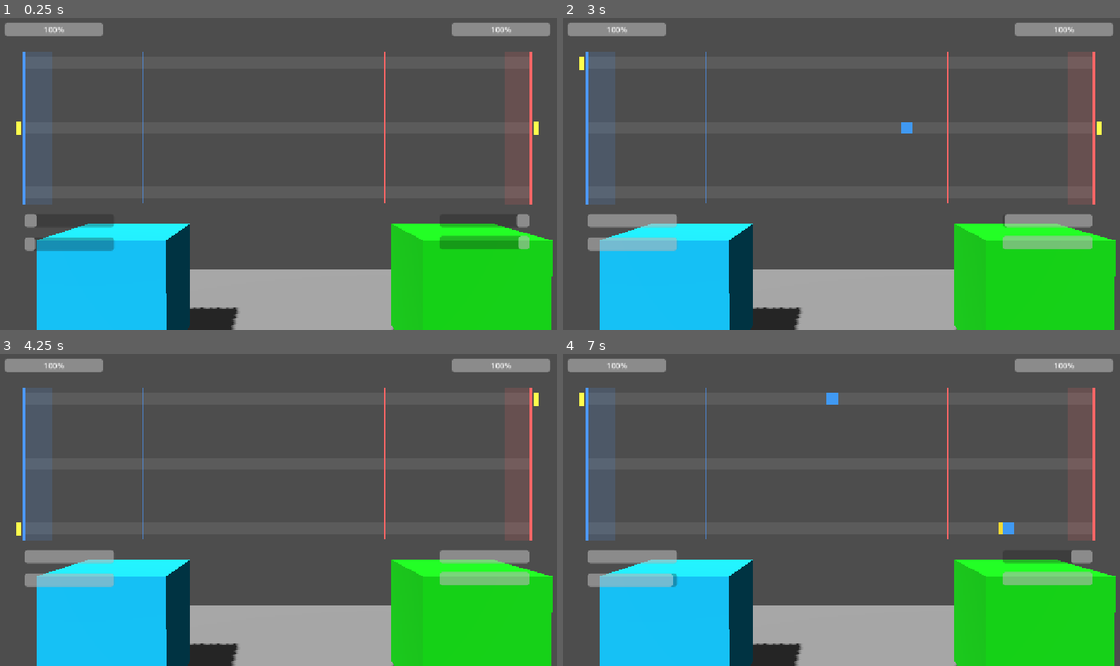
Above: before the commit, frames 1-4 (two rows, left to right).
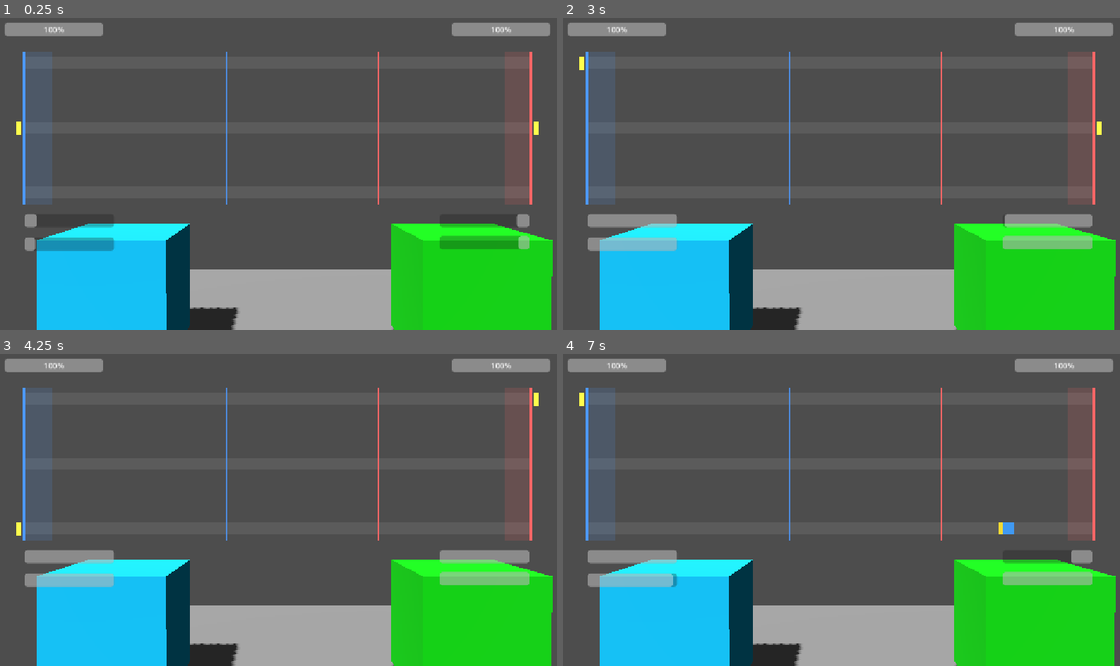
Above: after the commit, the same moments.

Repository: Raphael-Gregori/JamJam
Game: Godot game, scene res://main_scene.tscn
Same seed, same stepped clock (60 frames per second), same inputs: the game is played once before the commit and once after it.
Inputs:
- Up to frame 1 (0.25 s): no input
- Up to frame 2 (3 s): hold W (lane_select_up) 0.53-1.28 s; hold Left (P2_combat_action_fast) 0.53-1.28 s; hold S (lane_select_down) 1.28-2.03 s; tap Keypad 0 (P2_combat_dodge) at 1.35 s; hold Right (P2_combat_parry) 2.03-2.78 s; hold W (lane_select_up) from 2.03 s (still down); tap Down (P2_lane_select_down) at 2.85 s
- Up to frame 3 (4.25 s): release W (lane_select_up) at 3.53 s; hold S (lane_select_down) from 3.53 s (still down); hold Keypad 8 (P2_lane_select_up) from 3.53 s (still down)
- Up to frame 4 (7 s): tap Enter at 4.25 s; release Keypad 8 (P2_lane_select_up) at 4.28 s; tap D (combat_action_fast) at 4.35 s; hold Space (combat_dodge) 5.03-5.78 s; release S (lane_select_down) at 5.78 s; hold W (lane_select_up) from 5.78 s (still down); tap A (combat_parry) at 5.85 s; hold Tab (toggle_p2_control) from 6.53 s (still down)

The runs differ from the first frame. In frame 1, 0.4% of the frame differs, in the area x 25-70%, y 10-60%; in frame 2, 0.5%; in frame 3, 0.4%; in frame 4, 0.5%.

Commit message:
add defense line sy nced with variables of the defense and force

Diff:
--- a/jamjam_godot_project/nouveau-projet-de-jeu/Script/turn.gd
+++ b/jamjam_godot_project/nouveau-projet-de-jeu/Script/turn.gd
@@ -47,6 +47,8 @@
 @onready var enemy_lane_selector: ColorRect = $EnemyLaneSelector
 @onready var dodge_zone: ColorRect = $DodgeZone
 @onready var enemy_dodge_zone: ColorRect = $EnemyDodgeZone
+@onready var defense_line: ColorRect = $DefenseLine
+@onready var enemy_defense_line: ColorRect = $EnemyDefenseLine
 @onready var player_hitbox: ColorRect = $PlayerHitbox
 @onready var enemy_hitbox: ColorRect = $EnemyHitbox
 @onready var actions_layer: Control = $ActionsLayer
@@ -122,7 +124,12 @@
 	return global_stats._CONST_DAMAGE +((unit._STATS._FORCE - 1) * global_stats._CONST_BASE_MOD_DAMAGE)
 
 func _defense_zone(unit: MeshInstance3D) -> float:
-	return global_stats._CONST_DEFENSE_ZONE + ((unit._STATS._FORCE - 1) * global_stats._CONST_BASE_MOD_DEF_RANGE)
+	return global_stats._CONST_DEFENSE_ZONE + ((unit._STATS._FORCE - 1) * unit._STATS._defense_range)
+
+# Same reach, in pixels. Shared by _spawn_action (where a Defense stops) and
+# _init_layout (where DefenseLine/EnemyDefenseLine draw that same stop point).
+func _defense_reach_px(unit: MeshInstance3D) -> float:
+	return clampf(_defense_zone(unit), 0.0, 1.0) * (right_edge_x - left_edge_x)
 
 func _speed(unit: MeshInstance3D) -> float:
 	return unit._STATS._SPEED
@@ -145,6 +152,7 @@
 func _agility(unit: MeshInstance3D) -> float:
 	return unit._STATS._AGILITY
 
+## TODO: the global constants should be unit stats based
 func _dodge_range(unit: MeshInstance3D) -> float:
 	return global_stats._CONST_DODGE_RANGE + ((unit._STATS._AGILITY - 1) * global_stats._CONST_BASE_MOD_DODGE_RANGE)
 
@@ -156,10 +164,6 @@
 
 func _dodge_cost(unit: MeshInstance3D) -> float:
 	return unit._STATS._DODGE_COST
-
-## TODO : add a value that change the defense zone placement limit
-# func _defense_zone(unit: MeshInstance3D) -> float:
-# 	return global_stats._CONST_DEFENSE_ZONE + (())unit._STATS._DEFENSE_MAX
 
 
 # Lay out the 3 lanes and the two edge thresholds from the current viewport size,
@@ -191,6 +195,13 @@
 	# Mirrors dodge_zone for the enemy side, from _dodge_range(enemy_unit).
 	enemy_dodge_zone.position = Vector2(right_edge_x - _dodge_range(enemy_unit), edge_top)
 	enemy_dodge_zone.size = Vector2(_dodge_range(enemy_unit), edge_bottom - edge_top)
+	# DefenseLine/EnemyDefenseLine mark the exact spot a Defense stops at
+	# (_defense_reach_px) - a thin bar, not a zone, since it's one stopping
+	# point rather than a range like dodge.
+	defense_line.position = Vector2(left_edge_x + _defense_reach_px(player_unit) - 1.5, edge_top)
+	defense_line.size = Vector2(3.0, edge_bottom - edge_top)
+	enemy_defense_line.position = Vector2(right_edge_x - _defense_reach_px(enemy_unit) - 1.5, edge_top)
+	enemy_defense_line.size = Vector2(3.0, edge_bottom - edge_top)
 	player_hitbox.position = Vector2(left_edge_x - 4.0, edge_top)
 	player_hitbox.size = Vector2(6.0, edge_bottom - edge_top)
 	enemy_hitbox.position = Vector2(right_edge_x - 2.0, edge_top)
@@ -306,10 +317,14 @@
 
 	# Speed/damage come from the acting unit's own stat block, not the action type.
 	var unit: MeshInstance3D = player_unit if side == "player" else enemy_unit
-	# A Defense only ever travels from its own edge to the middle of the lane
-	# (see _resolve_defenses) instead of all the way to the opposite edge.
-	var target_x: float = (left_edge_x + right_edge_x) * 0.5 if type_key == "defense" \
-		else (right_edge_x if side == "player" else left_edge_x)
+	# Defense stops at _defense_reach_px() - same reach as the DefenseLine/
+	# EnemyDefenseLine markers drawn in _init_layout, so they stay in sync.
+	var target_x: float
+	if type_key == "defense":
+		var reach: float = _defense_reach_px(unit)
+		target_x = left_edge_x + reach if side == "player" else right_edge_x - reach
+	else:
+		target_x = right_edge_x if side == "player" else left_edge_x
 	var dict_stats := {
 		"lane": lane,
 		"side": side,
@@ -372,8 +387,8 @@
 
 
 # Moves every action (clamped to its own target_x - the opposite edge for a
-# Fast Strike, the lane's midpoint for a Defense) and resolves hits by
-# comparing x against that target. A Defense that reaches its target without
+# Fast Strike, its caster's _defense_zone() reach for a Defense) and resolves
+# hits by comparing x against that target. A Defense that reaches its target without
 # having intercepted anything (see _resolve_defenses) just disappears there,
 # since it isn't the one that deals damage.
 func _update_actions(delta: float) -> void:
@@ -402,7 +417,7 @@
 
 # A Defense marker (either side can spawn one) intercepts the first
 # same-lane opposing action that has reached or passed it at any point along
-# its short trip to the midpoint, nullifying both with no damage dealt. If
+# its short trip to its _defense_zone() reach, nullifying both with no damage dealt. If
 # nothing crosses it in time, the marker itself vanishes on arrival (see
 # _update_actions) instead of lingering as a standing wall.
 func _resolve_defenses() -> void:
